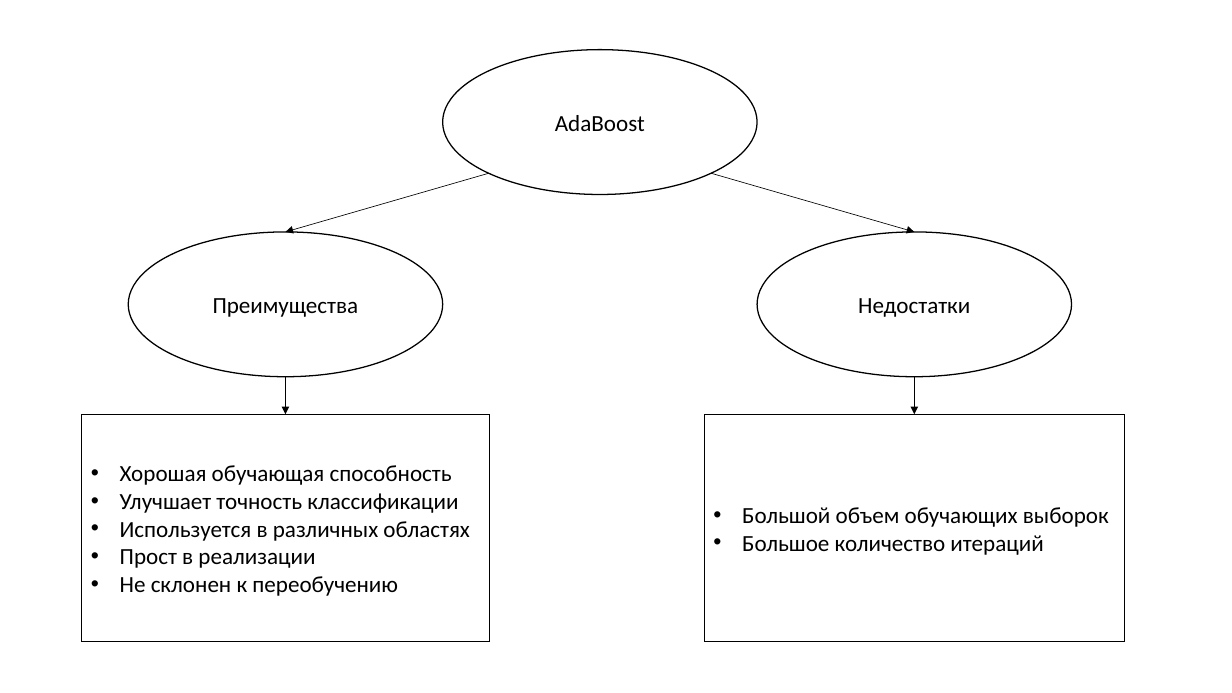
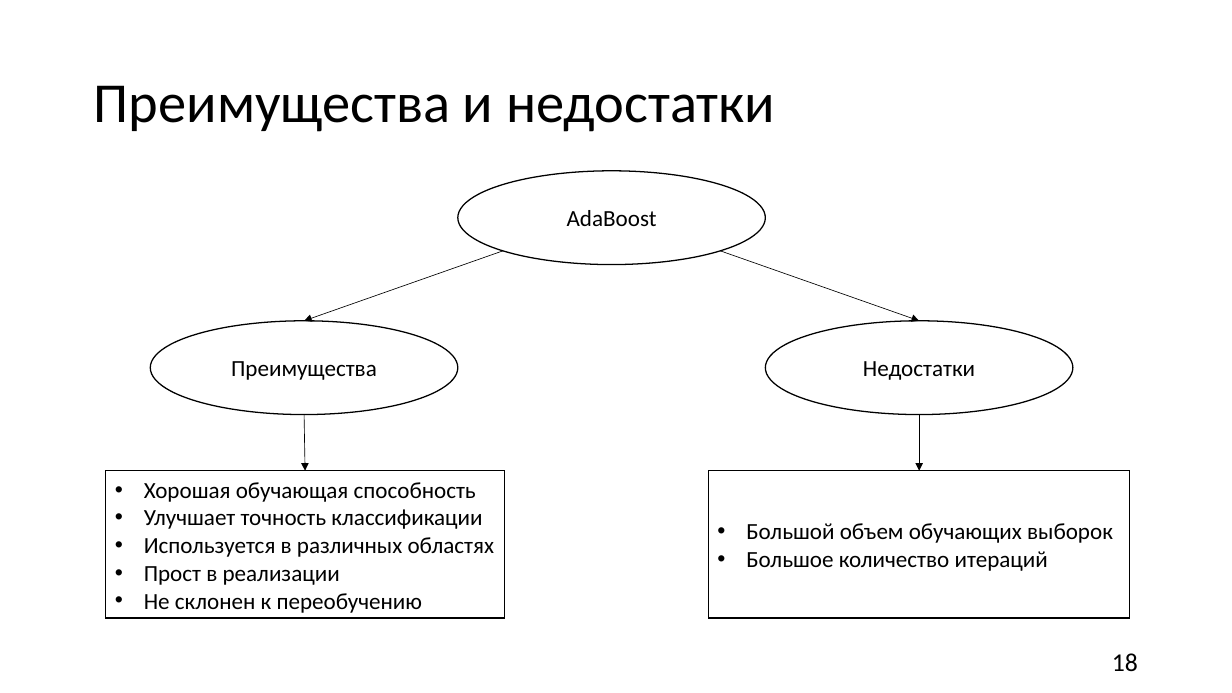
Before and after one commit to MYIIIKET/Diplom, a slide deck: slide 18 of Main/Презентация.pptx (slide 16 before the commit). Drawn at 1232x693 pixels with LibreOffice and Linux fonts; fonts in the diff are those of the drawing. Boxes give left, top, right and bottom in pixels: in the first picture for what was removed or moved away, otherwise in the second. Text is boxed around its words. In the diff, an @@ line names an element or a change of style, - is before the commit and + after.

```diff
--- a/Main/Презентация.pptx
+++ b/Main/Презентация.pptx
@@ title added at [94, 85, 775, 132], 44 pt, text #000000 @@
+Преимущества и недостатки
@@ ellipse "AdaBoost": place and size @@
-ellipse "AdaBoost" at [443, 50, 757, 195]
+ellipse "AdaBoost" at [458, 171, 766, 264]
@@ arrow moved from (489, 173) - (286, 232) to (503, 251) - (304, 321) @@
@@ arrow moved from (712, 173) - (915, 232) to (721, 251) - (920, 321) @@
@@ ellipse "Преимущества": place and size @@
-ellipse "Преимущества" at [128, 232, 443, 377]
+ellipse "Преимущества" at [151, 321, 458, 414]
@@ ellipse "Недостатки": place and size @@
-ellipse "Недостатки" at [757, 232, 1071, 377]
+ellipse "Недостатки" at [765, 321, 1073, 414]
@@ arrow moved from (286, 377) - (286, 414) to (304, 415) - (305, 470) @@
@@ arrow moved from (915, 377) - (915, 414) to (920, 415) - (920, 470) @@
@@ rectangle "Хорошая обучающая способность": place and size @@
-rectangle "Хорошая обучающая способность" at [81, 414, 489, 641]
+rectangle "Хорошая обучающая способность" at [106, 470, 505, 617]
@@ rectangle "Большой объем обучающих выборок": place and size @@
-rectangle "Большой объем обучающих выборок" at [704, 414, 1125, 641]
+rectangle "Большой объем обучающих выборок" at [709, 470, 1130, 617]
@@ page number added at [1112, 653, 1138, 672], 20 pt, text #000000 @@
+18
```
Also in this commit, not shown: 14 other slides changed, 8 slides added, 10 slides removed, 5 other files.
